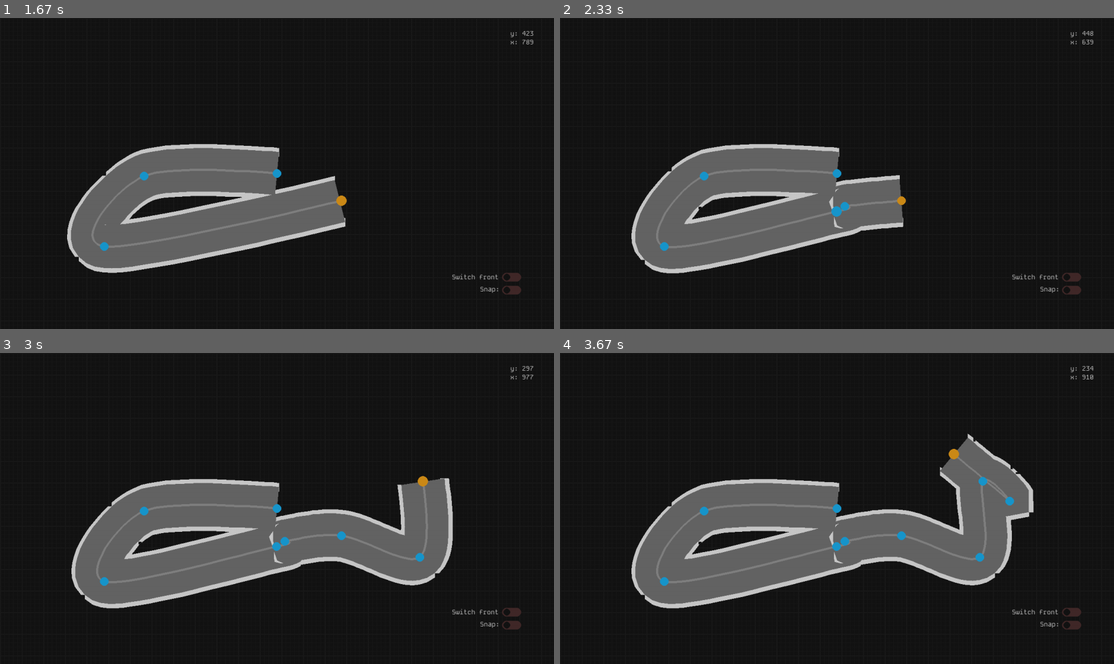
Above: before the commit, frames 1-4 (two rows, left to right).
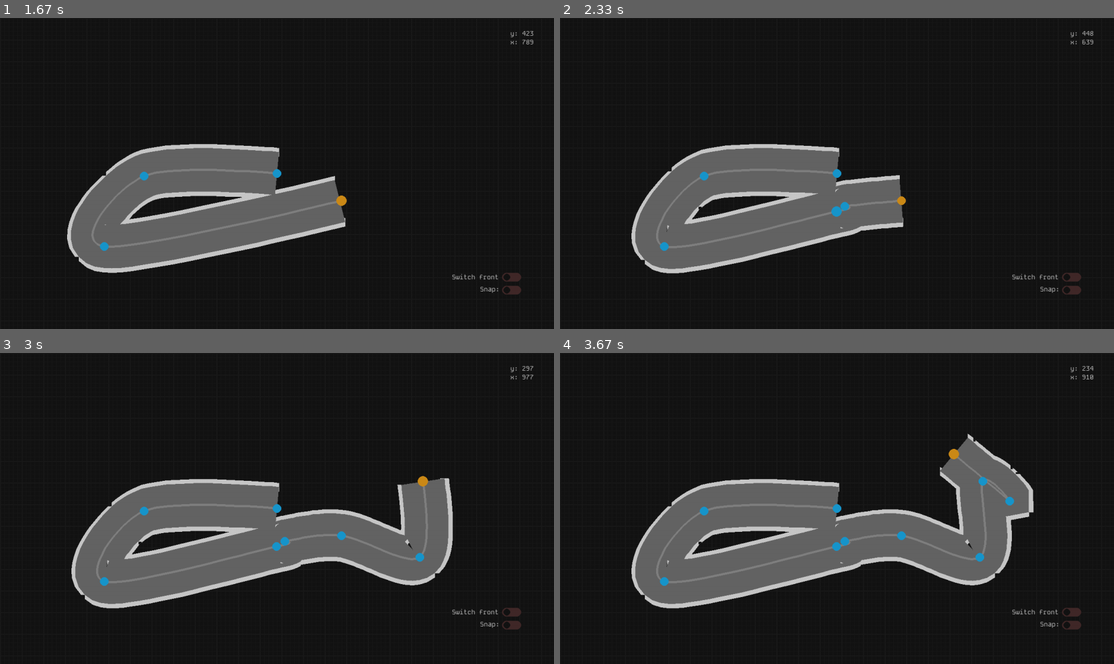
Above: after the commit, the same moments.

Repository: Raphael-W/Racing-Line
Game: pygame game, started from main.py
Two runs of this game, one before a commit and one after it. Both use one fixed random seed, a clock stepped at 60 frames per second and the inputs below.
Inputs (mouse positions are in pixels of both pictures, inside the frame that each line leads up to):
- Up to frame 1 (1.67 s): click (277, 173) at 0.38 s; click (144, 176) at 0.72 s; click (105, 245) at 1.05 s; click (343, 201) at 1.38 s
- Up to frame 2 (2.33 s): click (842, 204) at 1.72 s; click (837, 210) at 2.05 s
- Up to frame 3 (3 s): click (421, 558) at 2.38 s; click (421, 480) at 2.72 s
- Up to frame 4 (3.67 s): click (1008, 502) at 3.05 s; click (953, 452) at 3.38 s

Frame 1 is identical in both runs. In frame 2, less than 0.1% of the frame differs, in the area x 19-51%, y 57-69%; in frame 3, less than 0.1%, in the area x 19-75%, y 57-69%; in frame 4, less than 0.1%.

Commit message:
Added ability for player to close track

Diff:
--- a/spline.py
+++ b/spline.py
@@ -28,9 +28,9 @@
     return kinkFound
 
 
-#Returns a position on the curve given t and the control points
-def calculateSpline(control_points, t, closed = False):
+def calculateSpline(control_points, t):
     control_points = [control_points[1]] + control_points + [control_points[-2]]
+
     #Interpolate curve using Catmull Rom
     def interpolate(P0, P1, P2, P3, T):
 
@@ -119,6 +119,13 @@
         for point in points:
             self.points.append(ControlPoint(point[0], point[1]))
 
+    def closeTrack(self, value):
+        self.closed = value
+        joinRange = [0, len(self.points) - 1]
+
+        self.computeSpline(joinRange)
+        self.computeTrackEdges(joinRange)
+
     #Checks if current mouse pos crosses the spline (for inserting points)
     def mouseOnCurve(self, mousePosX, mousePosY, margin):
         for pointIndex in range(len(self.splinePoints) - 1):
@@ -131,7 +138,7 @@
                 return True, segment
         return False, None
 
-    def add(self, anchorObject, index = -1):
+    def add(self, anchorObject, index = -1, update = True):
         if index == -1:
             index = len(self.points)
 
@@ -146,10 +153,11 @@
                 self.leftTrackEdge = ([''] * self.perSegRes) + self.leftTrackEdge
                 self.rightTrackEdge = ([''] * self.perSegRes) + self.rightTrackEdge
 
-        self.computeSpline(updatePoints = [index])
-        self.computeTrackEdges(updatePoints = [index])
-
-    def remove(self, index = -1):
+        if update:
+            self.computeSpline(updatePoints = [index])
+            self.computeTrackEdges(updatePoints = [index])
+
+    def remove(self, index = -1, update = True):
         if index == -1:
             index = len(self.points) - 1
 
@@ -165,8 +173,9 @@
                 self.leftTrackEdge = self.leftTrackEdge[((index + 1) * self.perSegRes):]
                 self.rightTrackEdge = self.rightTrackEdge[((index + 1) * self.perSegRes):]
 
-            self.computeSpline(updatePoints = [index])
-            self.computeTrackEdges(updatePoints = [index])
+            if update:
+                self.computeSpline(updatePoints = [index])
+                self.computeTrackEdges(updatePoints = [index])
 
     def undo(self):
         print("Undo")
@@ -183,21 +192,46 @@
 
     def computeSpline(self, updatePoints = []):
         if len(self.points) >= 2:
+            if self.closed:
+                first1 = self.points[1]
+                first2 = self.points[2]
+                last1 = self.points[-2]
+                last2 = self.points[-3]
+
+                self.add(last1, 0, False)
+                self.add(last2, 0, False)
+                self.add(first1, -1, False)
+                self.add(first2, -1, False)
+
             numOfSegments = len(self.points) - 1
-
-            if len(updatePoints) == 0:
-                self.splinePoints = [''] * (numOfSegments * self.perSegRes)
-
             resolution = numOfSegments * self.perSegRes
-            updateRange = (0, resolution)
-            if len(updatePoints) > 0:
-                lowerBound = max((min(updatePoints) - 2, 0))
-                upperBound = min(max(updatePoints) + 2, numOfSegments)
-                updateRange = (lowerBound * self.perSegRes, upperBound * self.perSegRes)
-
-            for tInt in range(*updateRange):
-                t = tInt / resolution
-                self.splinePoints[tInt] = (calculateSpline(self.returnPointCoords(), t, self.closed))
+
+            updateRanges = []
+            for point in updatePoints:
+                updateRange = (0, resolution)
+                if len(updatePoints) > 0:
+                    lowerBound = max(point - 2, 0)
+                    upperBound = min(point + 2, numOfSegments)
+
+                    if self.closed:
+                        lowerBound += 2
+                        upperBound += 2
+
+                    updateRange = (lowerBound * self.perSegRes, upperBound * self.perSegRes)
+                updateRanges.append(updateRange)
+
+            if len(updateRanges) == 0: updateRanges = [(0, resolution)]
+
+            for updateRange in updateRanges:
+                for tInt in range(*updateRange):
+                    t = tInt / resolution
+                    self.splinePoints[tInt] = (calculateSpline(self.returnPointCoords(), t))
+
+            if self.closed:
+                self.remove(0, False)
+                self.remove(0, False)
+                self.remove(-1, False)
+                self.remove(-1, False)
 
     def computeTrackEdges(self, updatePoints = []):
         if len(self.splinePoints) >= 2:
@@ -257,6 +291,12 @@
             if not(point == 0 or (((self.pointsSelected[point][1] == 0) or (self.pointsSelected[point][1] == len(self.points) - 1)) and self.closed)):
                 self.pointsSelected[point][0].pointSelected = False
 
+        if self.closed and self.points[0].pointSelected:
+            self.points[-1].pointSelected = True
+
+        elif self.closed and self.points[-1].pointSelected:
+            self.points[0].pointSelected = True
+
         self.mouseHovering = None
         for point in self.points:
             if point.mouseHovering: self.mouseHovering = self.points.index(point)
@@ -264,18 +304,21 @@
         for point in self.points:
             point.update(mousePosX, mousePosY, screenWidth, screenHeight, screenBorder, pygame, offset, snap)
 
-        if len(self.points) >= 3:
+        if len(self.points) >= 4:
             snapThreshold = 50
             if self.points[0].pointSelected and (-snapThreshold <= self.points[0].posX - self.points[-1].posX <= snapThreshold) and (-snapThreshold <= self.points[0].posY - self.points[-1].posY <= snapThreshold) and not(pygame.key.get_mods() & pygame.KMOD_LSHIFT):
                 self.points[0].posX, self.points[0].posY = self.points[-1].posX, self.points[-1].posY
-                self.closed = True
+                self.closeTrack(value = True)
 
             elif self.points[-1].pointSelected and (-snapThreshold <= self.points[-1].posX - self.points[0].posX <= snapThreshold) and (-snapThreshold <= self.points[-1].posY - self.points[0].posY <= snapThreshold) and not(pygame.key.get_mods() & pygame.KMOD_LSHIFT):
                 self.points[-1].posX, self.points[-1].posY = self.points[0].posX, self.points[0].posY
-                self.closed = True
+                self.closeTrack(value = True)
 
             if (self.points[0].pointSelected or self.points[-1].pointSelected) and (pygame.key.get_mods() & pygame.KMOD_LSHIFT):
-                self.closed = False
+                self.closeTrack(value = False)
+
+        else:
+            self.closeTrack(value = False)
 
         if len(self.pointsSelected) > 0:
             updatePoints = [point[1] for point in self.pointsSelected]
@@ -286,9 +329,14 @@
     def draw(self, programColours, screen, pygame, offset, switchFront):
         if len(self.points) >= 2:
             offsetMainCurve = [(point[0] + offset[0], point[1] + offset[1]) for point in self.splinePoints]
+
             offsetLeftTrackEdge = [(point[0] + offset[0], point[1] + offset[1]) for point in self.leftTrackEdge]
             offsetRightTrackEdge = [(point[0] + offset[0], point[1] + offset[1]) for point in self.rightTrackEdge]
 
+            if self.closed:
+                offsetMainCurve.append(offsetMainCurve[0])
+                offsetLeftTrackEdge.append(offsetLeftTrackEdge[0])
+                offsetRightTrackEdge.append(offsetRightTrackEdge[0])
             pygame.draw.lines(screen, (200, 200, 200), False, offsetLeftTrackEdge, 20)
             pygame.draw.lines(screen, (200, 200, 200), False, offsetRightTrackEdge, 20)
 
@@ -297,13 +345,16 @@
                 if point == 0:
                     overlapIndex = 0
 
-                leftTrackSegment = offsetLeftTrackEdge[(point * self.perSegRes) - overlapIndex:((point + 1) * self.perSegRes)]
-                rightTrackSegment = offsetRightTrackEdge[(point * self.perSegRes) - overlapIndex:((point + 1) * self.perSegRes)]
+                leftTrackSegment = offsetLeftTrackEdge[(point * self.perSegRes) - overlapIndex:((point + 1) * self.perSegRes) + 1]
+                rightTrackSegment = offsetRightTrackEdge[(point * self.perSegRes) - overlapIndex:((point + 1) * self.perSegRes) + 1]
                 combinedTrackEdges = leftTrackSegment + list(reversed(rightTrackSegment))
 
                 pygame.draw.polygon(screen, (100, 100, 100), combinedTrackEdges)
 
             pygame.draw.lines(screen, programColours["curve"], False, offsetMainCurve, 5)
+
+            # for i in offsetMainCurve:
+            #     pygame.draw.circle(screen, programColours["curve"], i, 5)
 
         for point in range(len(self.points)):
             colour = programColours["controlPoint"]
